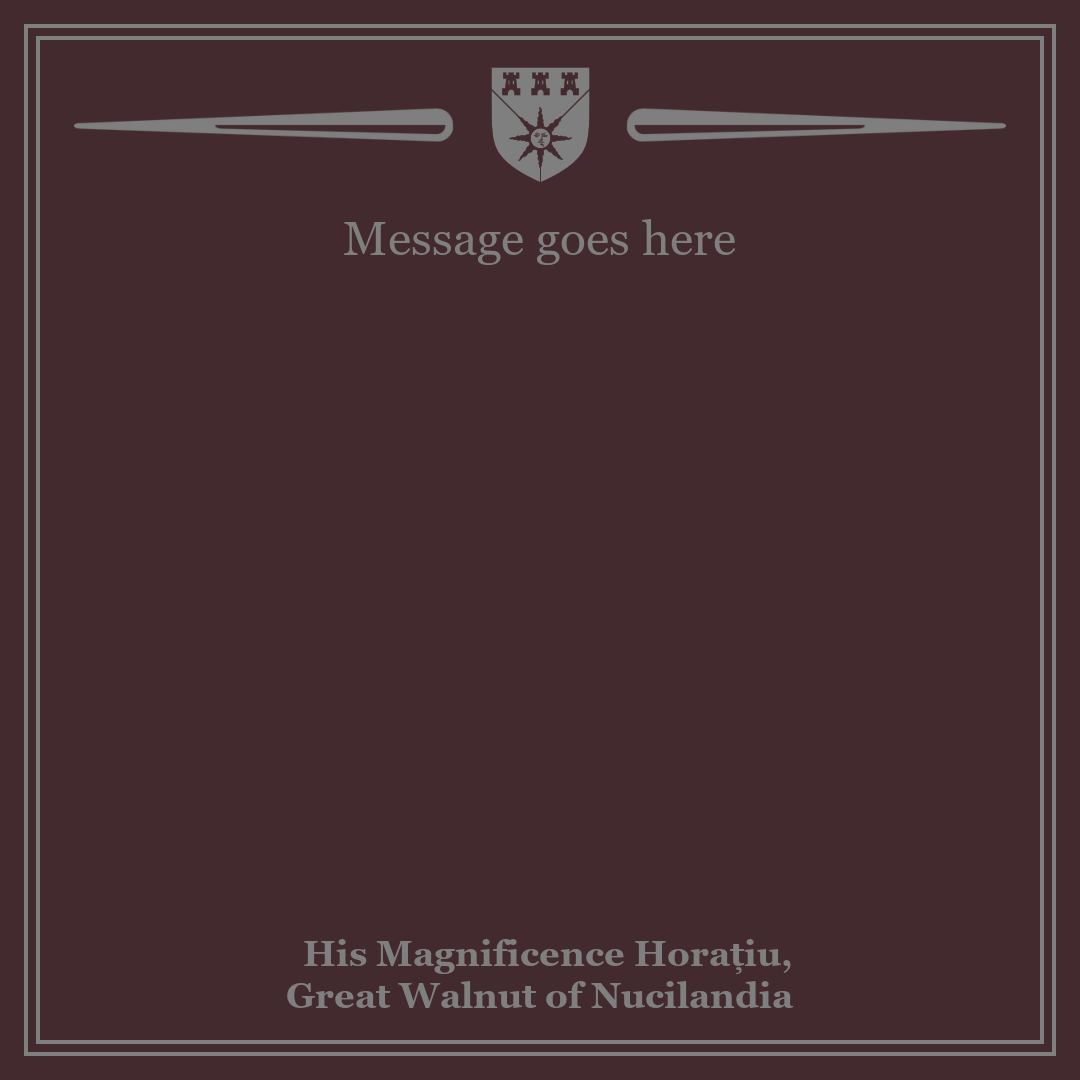
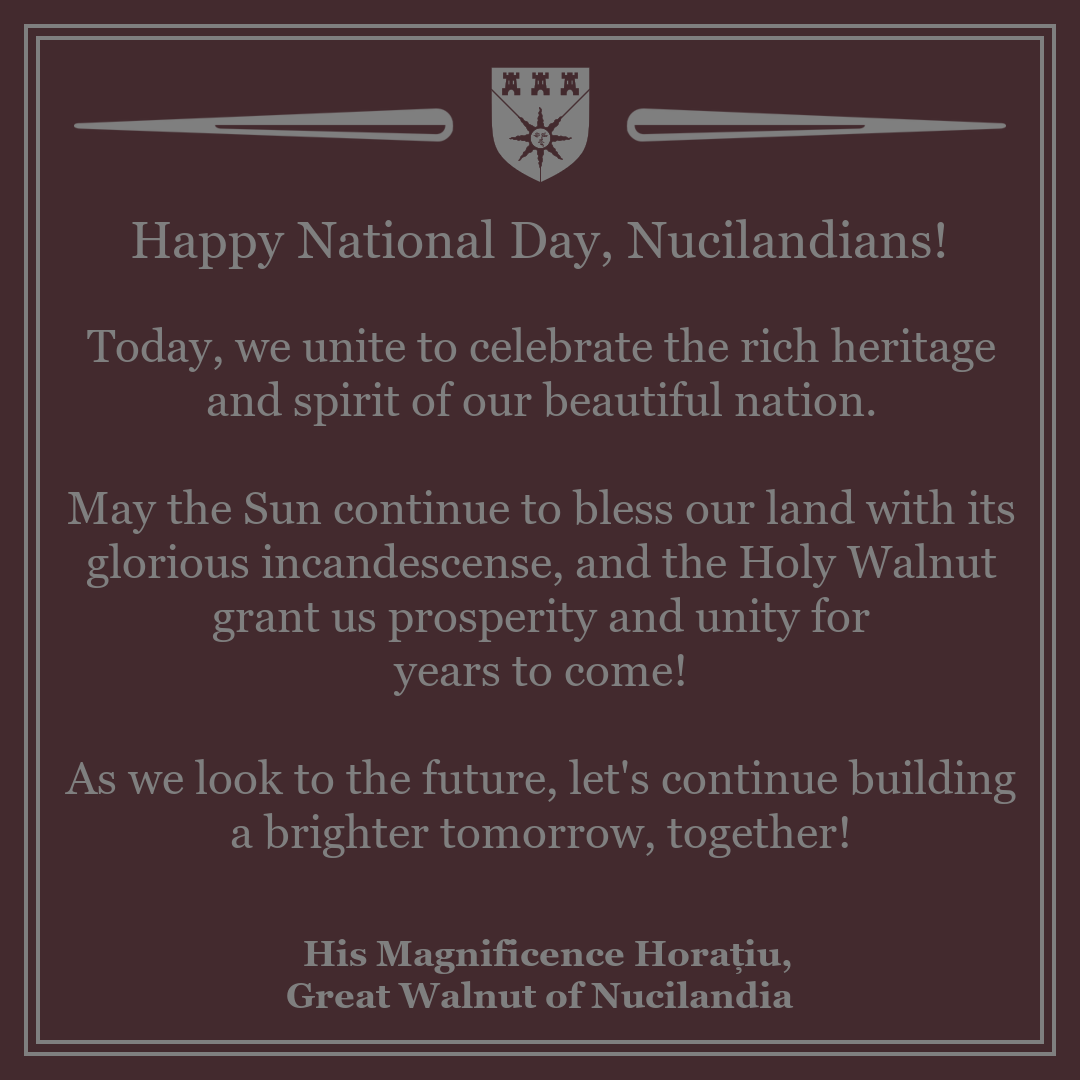
Layered file, before and after one edit (1080px x 1080px). Changes by layer:
added layer "Title" in group "Text" over [132, 219, 945, 269]
painted on "Message" over [65, 219, 1016, 858]
